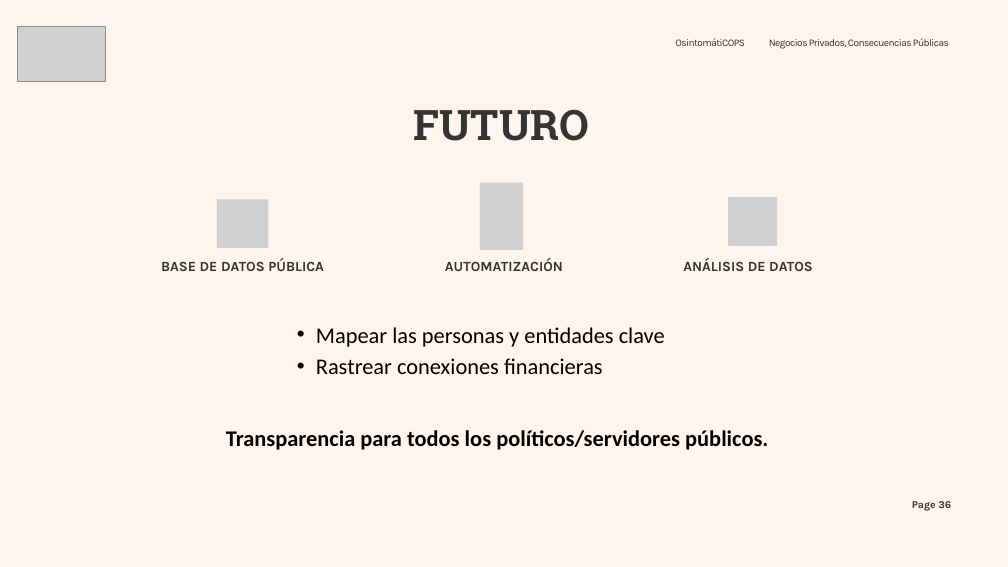
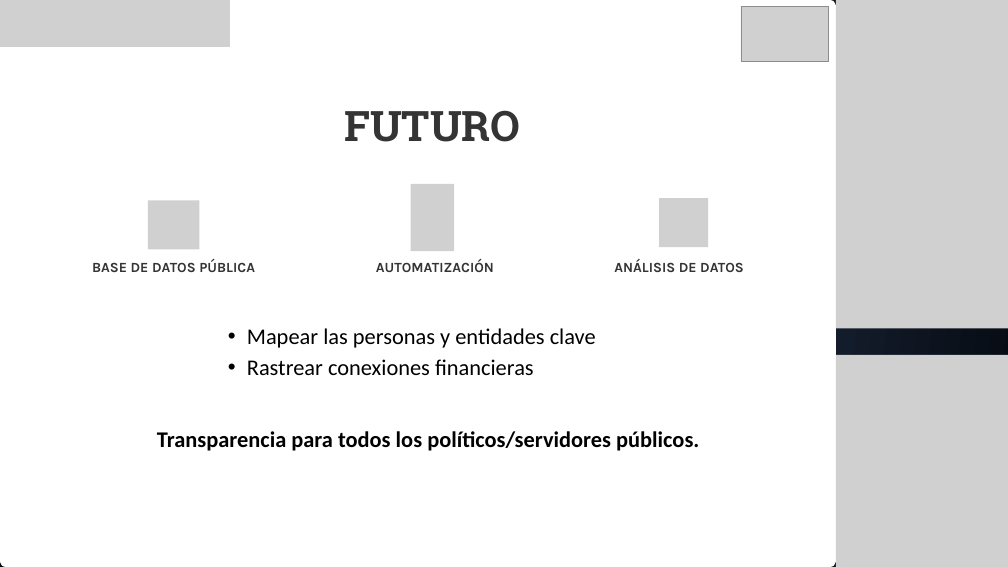
Before and after one commit to pedroaovieira/osint, a slide deck: slide 37 of presentation/osintomaticops/Negocios_Privados,_Consecuencias_Publicas.pptx (slide 36 before the commit). Drawn at 1008x567 pixels with LibreOffice and Linux fonts; fonts in the diff are those of the drawing; grey boxes stand for pictures; background and template pictures are left out. Boxes give left, top, right and bottom in pixels: in the first picture for what was removed or moved away, otherwise in the second. Text is boxed around its words. In the diff, an @@ line names an element or a change of style, - is before the commit and + after.

```diff
--- a/presentation/osintomaticops/Negocios_Privados,_Consecuencias_Publicas.pptx
+++ b/presentation/osintomaticops/Negocios_Privados,_Consecuencias_Publicas.pptx
@@ background picture (left out) to gradient #2B3D59 to #03060C @@
@@ freeform shape added at (x1=0, y1=0, x2=836, y2=567), fill #FFFFFF @@
@@ picture added at (x1=0, y1=0, x2=230, y2=47) @@
@@ picture moved from (x1=18, y1=26, x2=105, y2=82) to (x1=741, y1=6, x2=828, y2=61) @@
@@ picture added at (x1=836, y1=0, x2=1008, y2=329) @@
@@ text removed at (x1=675, y1=38, x2=745, y2=46) @@
-  OsintomátiCOPS
@@ text removed at (x1=769, y1=38, x2=949, y2=49) @@
-  Negocios Privados, Consecuencias Públicas
@@ 6 texts, 3 pictures moved together from (x1=161, y1=109, x2=813, y2=450) to (x1=92, y1=110, x2=744, y2=451) @@
@@ picture added at (x1=836, y1=355, x2=1008, y2=567) @@
@@ page number removed at (x1=912, y1=501, x2=951, y2=511) @@
-Page 36
```
Also in this commit, not shown: 22 other slides changed, 16 slides added, 14 slides removed, 1 other file.
